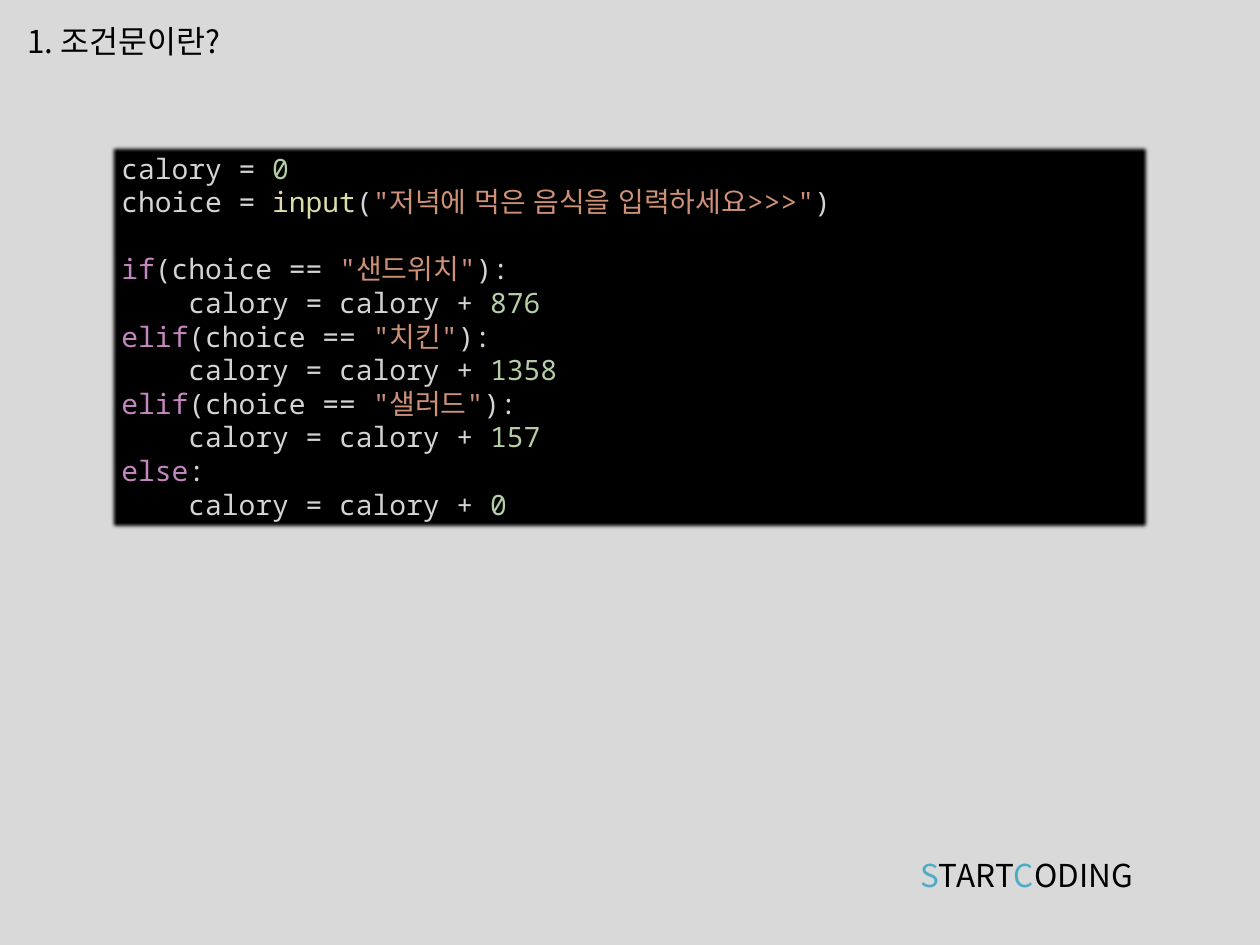
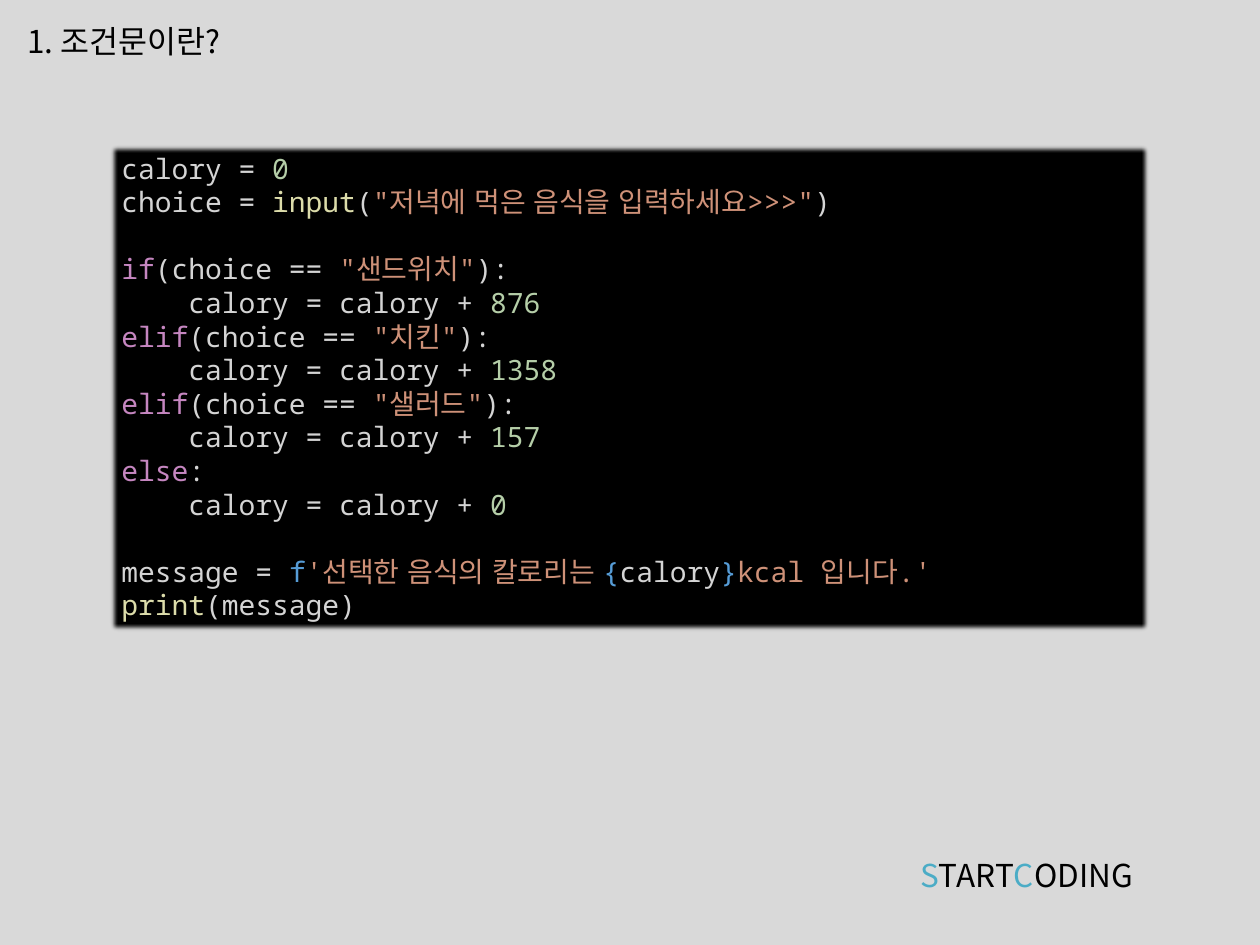
Before and after one commit to kwonkijun/python, a slide deck: slide 17 of 파이썬기초(PPT)/파이썬 기초 5강_조건문.pptx. Drawn at 1260x945 pixels with LibreOffice and Linux fonts; fonts in the diff are those of the drawing. Boxes give left, top, right and bottom in pixels: in the first picture for what was removed or moved away, otherwise in the second. Text is boxed around its words. In the diff, an @@ line names an element or a change of style, - is before the commit and + after.

```diff
--- a/파이썬기초(PPT)/파이썬 기초 5강_조건문.pptx
+++ b/파이썬기초(PPT)/파이썬 기초 5강_조건문.pptx
@@ rectangle "calory = 0": place and size @@
-rectangle "calory = 0" at <box>110,145,1152,530</box>
+rectangle "calory = 0" at <box>110,145,1152,633</box>
@@ text in rectangle at <box>121,559,932,622</box>: paragraphs added @@
+message = f'선택한 음식의 칼로리는 {calory}kcal 입니다.'
+print(message)
```
Also in this commit, not shown: 1 other slide changed, 4 other files.
